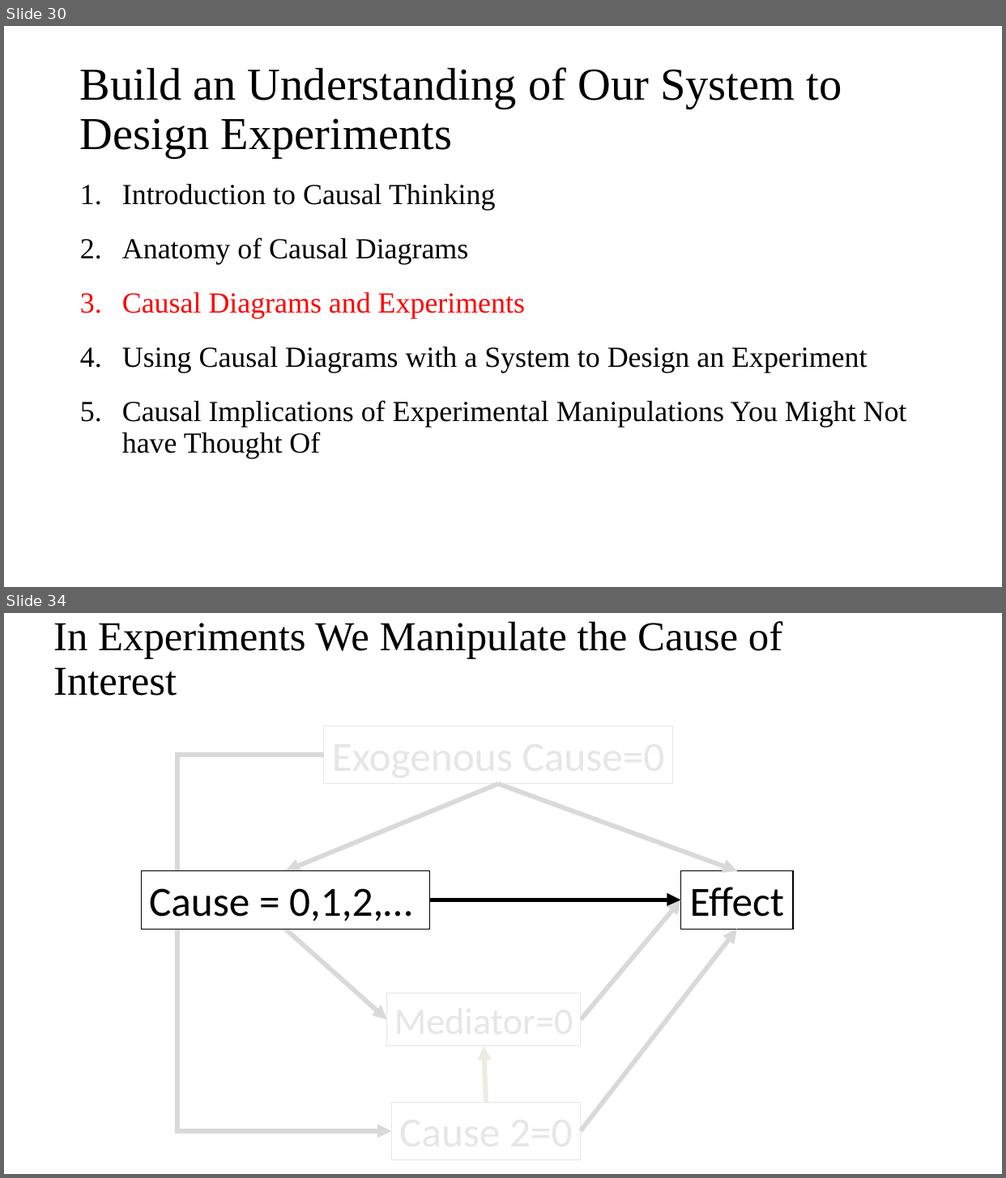
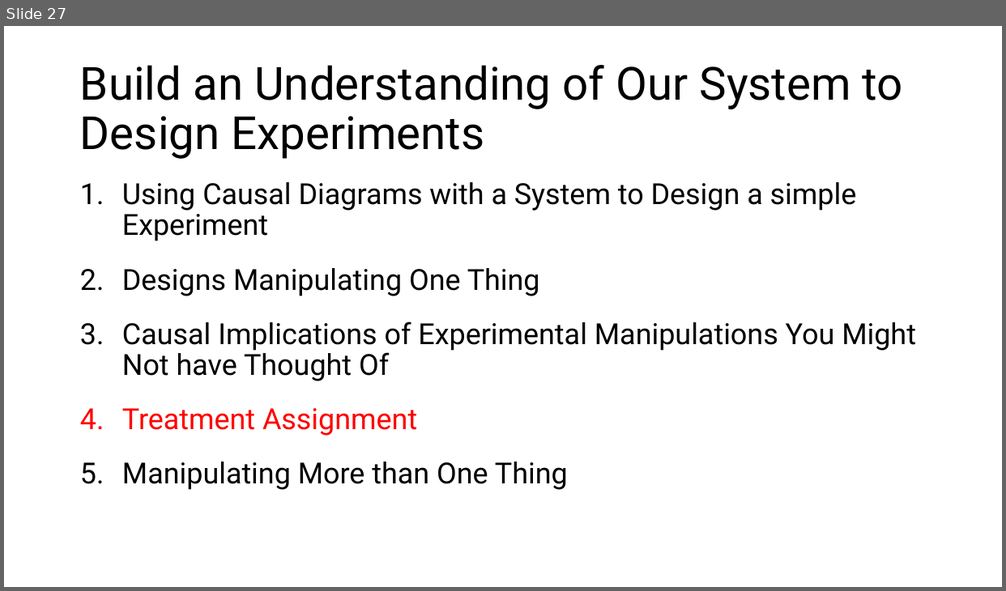
Before and after one commit to biol607/biol607.github.io, a slide deck: lectures/causality_experiments.pptx. Shown one above the other, each under a label of ours: slides 30 and 34 before the commit, slide 27 after it; the slides between them are not shown. The pictures are 1006x1178 and 1006x591 pixels, drawn with LibreOffice and Linux fonts; fonts in the diff are those of the drawing. Boxes give left, top, right and bottom in pixels: in the first picture for what was removed or moved away, otherwise in the second. Text is boxed around its words. In the diff, an @@ line names an element or a change of style, - is before the commit and + after.

Commit message:
Updating expt design lecture

```diff
--- a/lectures/causality_experiments.pptx
+++ b/lectures/causality_experiments.pptx
@@ slide 34 removed at box(4, 613, 1002, 1174), background #FFFFFF @@
@@ title removed at box(53, 621, 782, 696) @@
-In Experiments We Manipulate the Cause of Interest
@@ rectangle removed at box(324, 726, 672, 784) @@
-Exogenous Cause=0
@@ elbow arrow removed from (324, 756) to (392, 1131) @@
@@ arrow removed from (498, 784) to (286, 871) @@
@@ arrow removed from (498, 784) to (737, 871) @@
@@ rectangle removed at box(141, 871, 429, 929) @@
-Cause = 0,1,2,…
@@ rectangle removed at box(681, 871, 793, 929) @@
-Effect
@@ arrow removed from (430, 901) to (681, 901) @@
@@ arrow removed from (582, 1020) to (681, 901) @@
@@ arrow removed from (286, 929) to (387, 1020) @@
@@ arrow removed from (581, 1131) to (737, 929) @@
@@ rectangle removed at box(387, 994, 582, 1046) @@
@@ arrow removed from (486, 1102) to (484, 1046) @@
@@ rectangle removed at box(392, 1102, 582, 1161) @@
@@ what was slide 30 is now slide 27 @@
@@ slide 27 changed as well @@
@@ title "Build an Understanding of Our ..." at box(80, 65, 903, 159): font Times New Roman to Roboto @@
@@ text at box(122, 182, 857, 297): text changed; font Times New Roman to Roboto @@
-1. Introduction to Causal Thinking
-2. Anatomy of Causal Diagrams
-3. Causal Diagrams and Experiments
-4. Using Causal Diagrams with a System to Design an Experiment
+1. Using Causal Diagrams with a System to Design a simple Experiment
+2. Designs Manipulating One Thing
@@ text at box(122, 322, 916, 382): font Times New Roman to Roboto in "Causal Implications of Experimental Manipulations You Might ..." @@
@@ text at box(122, 408, 568, 490): paragraphs added @@
+4. Treatment Assignment
+5. Manipulating More than One Thing
```
Also in this commit, not shown: 21 other slides changed, 25 slides added, 29 other slides removed.
